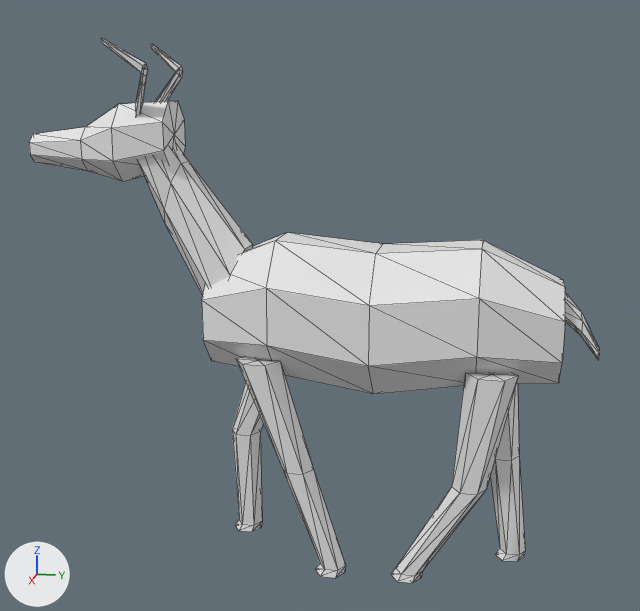
The OBJ model data/animals/veado/walk/1.obj, before and after one commit.
Before and after are seen from a camera (50 mm lens) standing at (2.173, 0.283, 1.258) and looking at (-0.008, -0.153, 0.713). The axes (+X, +Y, +Z) are drawn at lower left. The lights are the same throughout. The picture after the commit comes second. Mesh edges are drawn as thin lines. Where no turn or scale is listed for an object, it has been applied to the vertices.

In view in the first picture: 'veado_walk_1'.
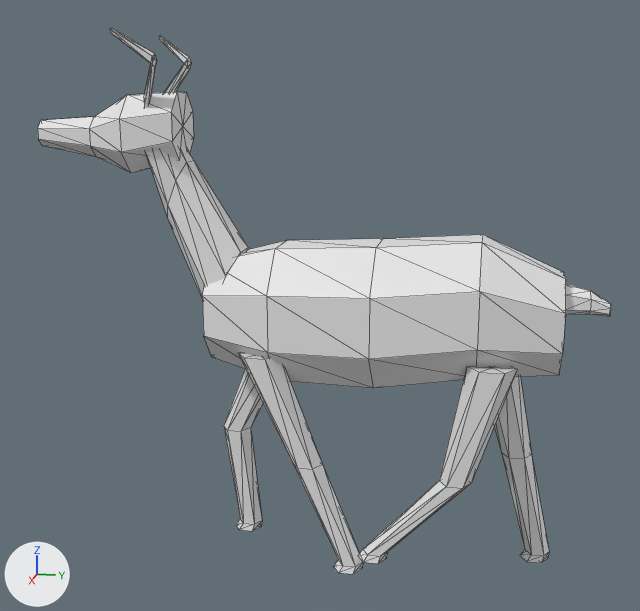
Pixel boxes [x1, y1, x2, y2] of what changed, in the pictures (640 x 611 px; the box of a moved part takes in the faces that stretch with it):
'veado_walk_1', reshaped: before [29, 38, 599, 583]; after [38, 28, 611, 574]
part 1 of me_veado_walk_1, moved or reshaped: before [151, 44, 183, 102]; after [159, 35, 191, 93]
part 2 of me_veado_walk_1, moved or reshaped: before [101, 38, 148, 116]; after [110, 28, 157, 108]
part 3 of me_veado_walk_1, moved or reshaped: before [29, 101, 599, 583]; after [38, 92, 611, 574]

What changed in the scene script:
```text
Change me_veado_walk_1:
    used by ob_veado_walk_1; location = (0.0, 0.0, 0.0)
    remove me_veado_walk_1.from_pydata(...)  # 260 vertices, 480 faces; spans x -0.173..0.173, y -0.902..0.54, z 0.0..1.371
    add me_veado_walk_1.from_pydata(...)  # 260 vertices, 480 faces; spans x -0.163..0.165, y -0.878..0.559, z 0.007..1.393
    me_veado_walk_1 part 1: the loose piece of 17 vertices spanning x -0.154..-0.031, y -0.636..-0.546, z 1.178..1.371 is moved by (-0.001, 0.023, 0.022)
    me_veado_walk_1 part 2: the loose piece of 17 vertices spanning x 0.04..0.166, y -0.636..-0.546, z 1.178..1.371 is moved by (-0.001, 0.023, 0.022)
    me_veado_walk_1 part 3: 226 of 260 vertices moved; they spanned x -0.173..0.173, y -0.902..0.54, z 0.0..1.226 and now span x -0.163..0.163, y -0.878..0.559, z 0.007..1.248; mean shift (-0.001, 0.007, 0.018); largest move (0.005, 0.54, 0.638) -> (0.001, 0.559, 0.749)
```
